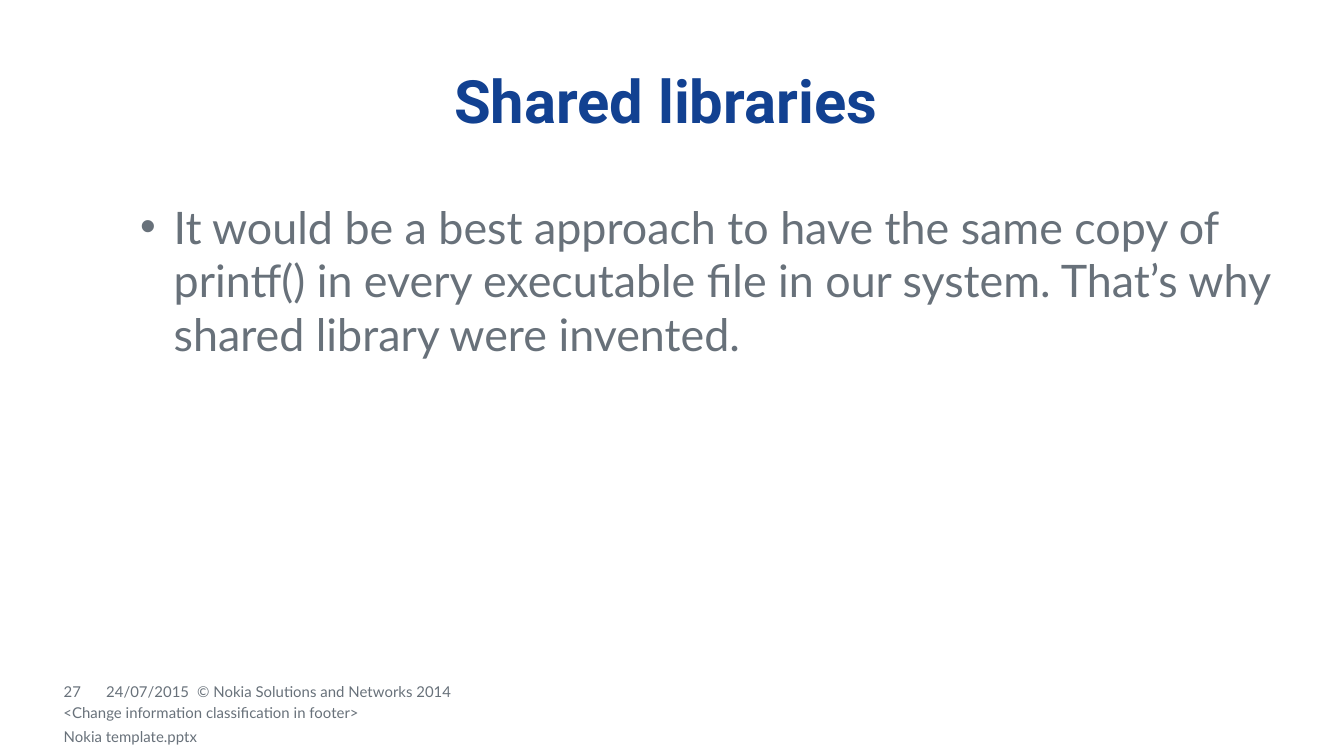
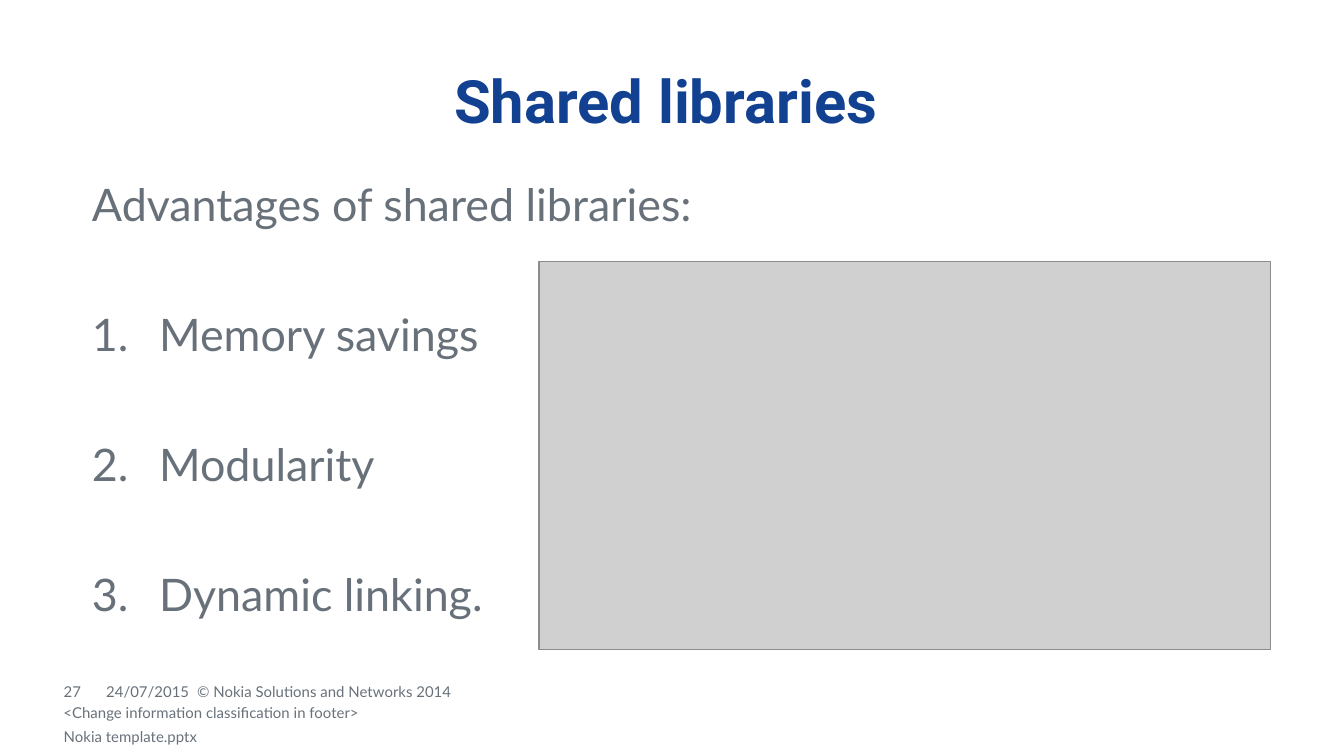
Before and after one commit to dendibakh/Linker, a slide deck: slide 27 of Diving into C++ linker.pptx. Drawn at 1344x756 pixels with LibreOffice and Linux fonts; fonts in the diff are those of the drawing; grey boxes stand for pictures; background and template pictures are left out. Boxes give left, top, right and bottom in pixels: in the first picture for what was removed or moved away, otherwise in the second. Text is boxed around its words. In the diff, an @@ line names an element or a change of style, - is before the commit and + after.

Commit message:
Added introduction to shared libraries

```diff
--- a/Diving into C++ linker.pptx
+++ b/Diving into C++ linker.pptx
@@ text at [92,188,692,619]: text changed @@
-  • It would be a best approach to have the same copy of printf() in every executable file in our system. That’s why shared library were invented.
+  Advantages of shared libraries:
+  1. Memory savings
+  2. Modularity
+  3. Dynamic linking.
@@ picture added at [539,262,1271,650] @@
```
Also in this commit, not shown: 1 slide added, 2 other files.
